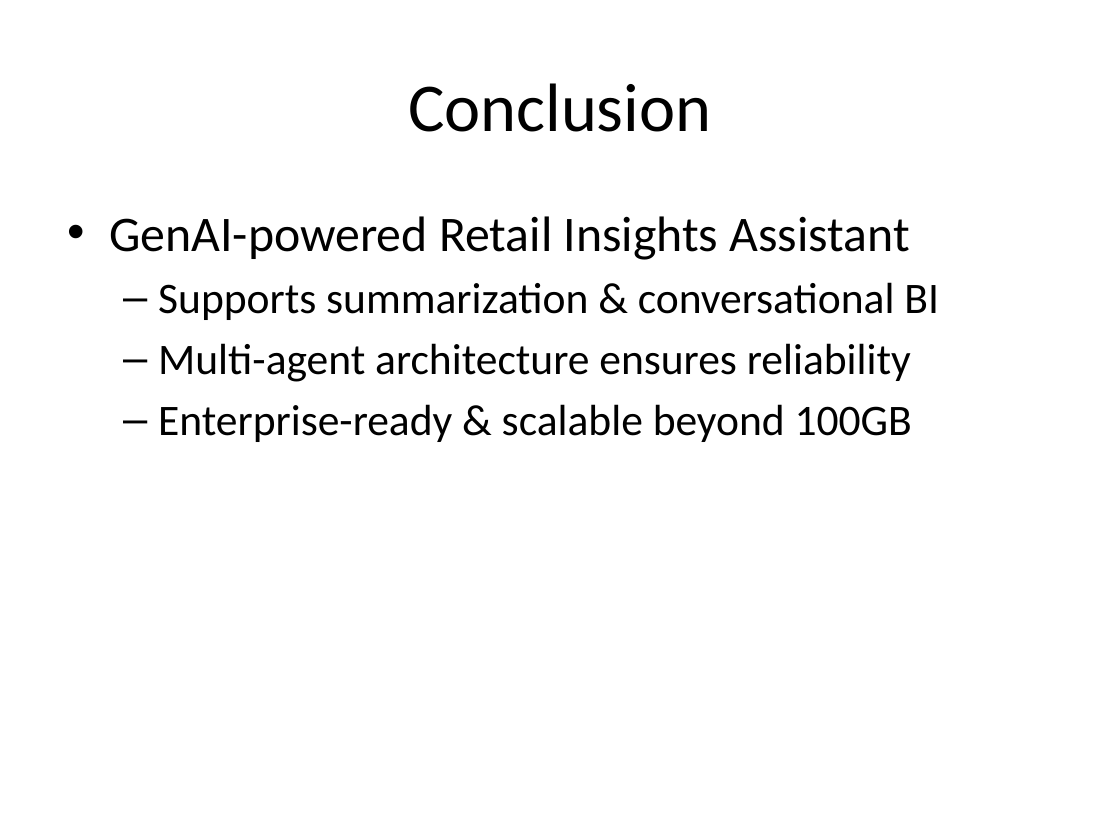
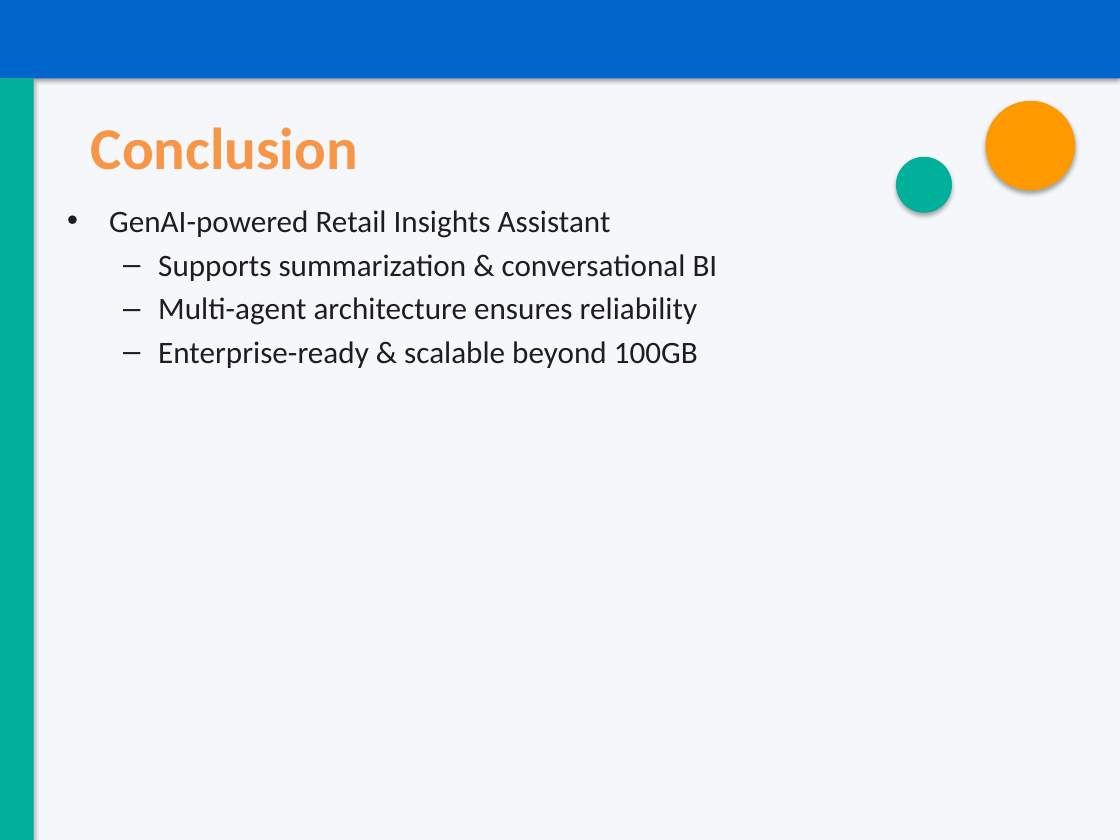
Before and after one commit to abhisam135/retail-insights-assistant, a slide deck: slide 16 of docs/Retail_Insights_Assistant_Presentation.pptx. Drawn at 1120x840 pixels with LibreOffice and Linux fonts; fonts in the diff are those of the drawing. Boxes give left, top, right and bottom in pixels: in the first picture for what was removed or moved away, otherwise in the second. Text is boxed around its words. In the diff, an @@ line names an element or a change of style, - is before the commit and + after.

```diff
--- a/docs/Retail_Insights_Assistant_Presentation.pptx
+++ b/docs/Retail_Insights_Assistant_Presentation.pptx
@@ rectangle added at [0,0,1120,840], fill #F5F7FA @@
@@ rectangle added at [0,0,1120,56], fill #00468C @@
@@ rectangle added at [0,0,1120,78], fill #0066CC @@
@@ rectangle added at [0,78,34,840], fill #00B09B @@
@@ title "Conclusion": place and size @@
-title "Conclusion" at [408,83,711,132]
+title "Conclusion" at [91,127,358,170]
@@ title "Conclusion" at [91,127,358,170]: size 44 to 38 pt, text colour #000000 to #F79646, bold on; alignment centre to left @@
@@ ellipse added at [986,101,1075,190], fill #FF9900 @@
@@ ellipse added at [896,157,952,213], fill #00B09B @@
@@ text "GenAI-powered Retail Insights Assistant" at [109,210,718,368]: size 32 to 20 pt in "GenAI-powered Retail Insights Assistant"; text colour #000000 to #1E1E1E; size 28 to 20 pt in "Supports summarization & conversational BI", "Multi-agent architecture ensures reliability", "Enterprise-ready & scalable beyond 100GB"; less space between paragraphs @@
```
Also in this commit, not shown: 14 other slides changed, 1 slide added, 1 slide removed.
